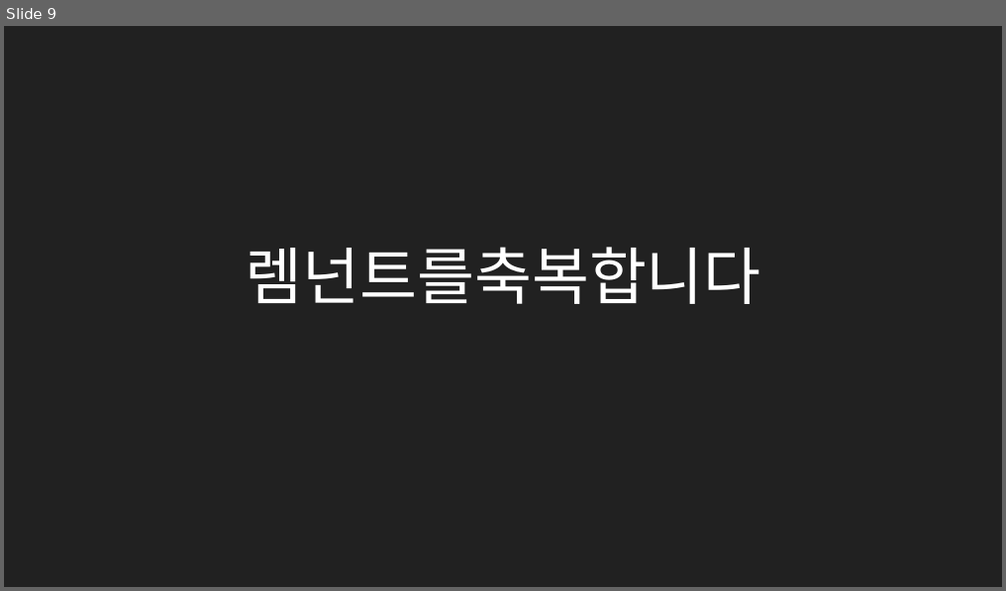
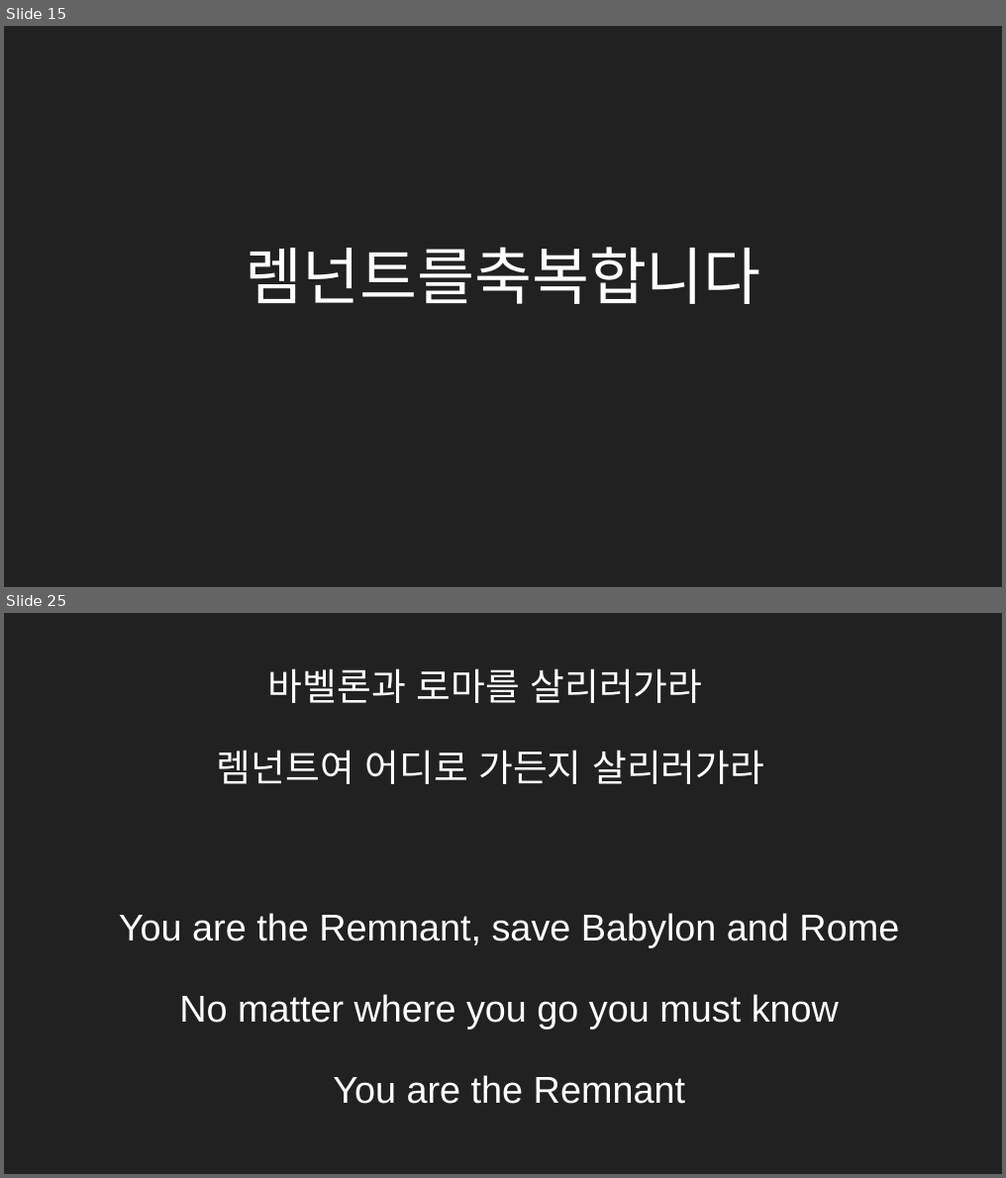
Before and after one commit to MiniMinja/ForSunday, a slide deck: postwor.pptx. Shown one above the other, each under a label of ours: slide 9 before the commit, slides 15 and 25 after it; the slides between them are not shown. The pictures are 1006x591 and 1006x1178 pixels, drawn with LibreOffice and Linux fonts; fonts in the diff are those of the drawing. Boxes give left, top, right and bottom in pixels: in the first picture for what was removed or moved away, otherwise in the second. Text is boxed around its words. In the diff, an @@ line names an element or a change of style, - is before the commit and + after.

```diff
--- a/postwor.pptx
+++ b/postwor.pptx
@@ slide 25 added at (4,613,1002,1174), background #212121 @@
@@ text added at (217,668,764,784), 27 pt, text #FFFFFF @@
+바벨론과 로마를 살리러가라
+렘넌트여 어디로 가든지 살리러가라
@@ text added at (119,913,899,1104), 27 pt, text #FFFFFF @@
+You are the Remnant, save Babylon and Rome
+No matter where you go you must know
+You are the Remnant
@@ what was slide 9 is now slide 15 @@
```
Also in this commit, not shown: 1 slide changed, 22 other slides added, 11 slides removed.
